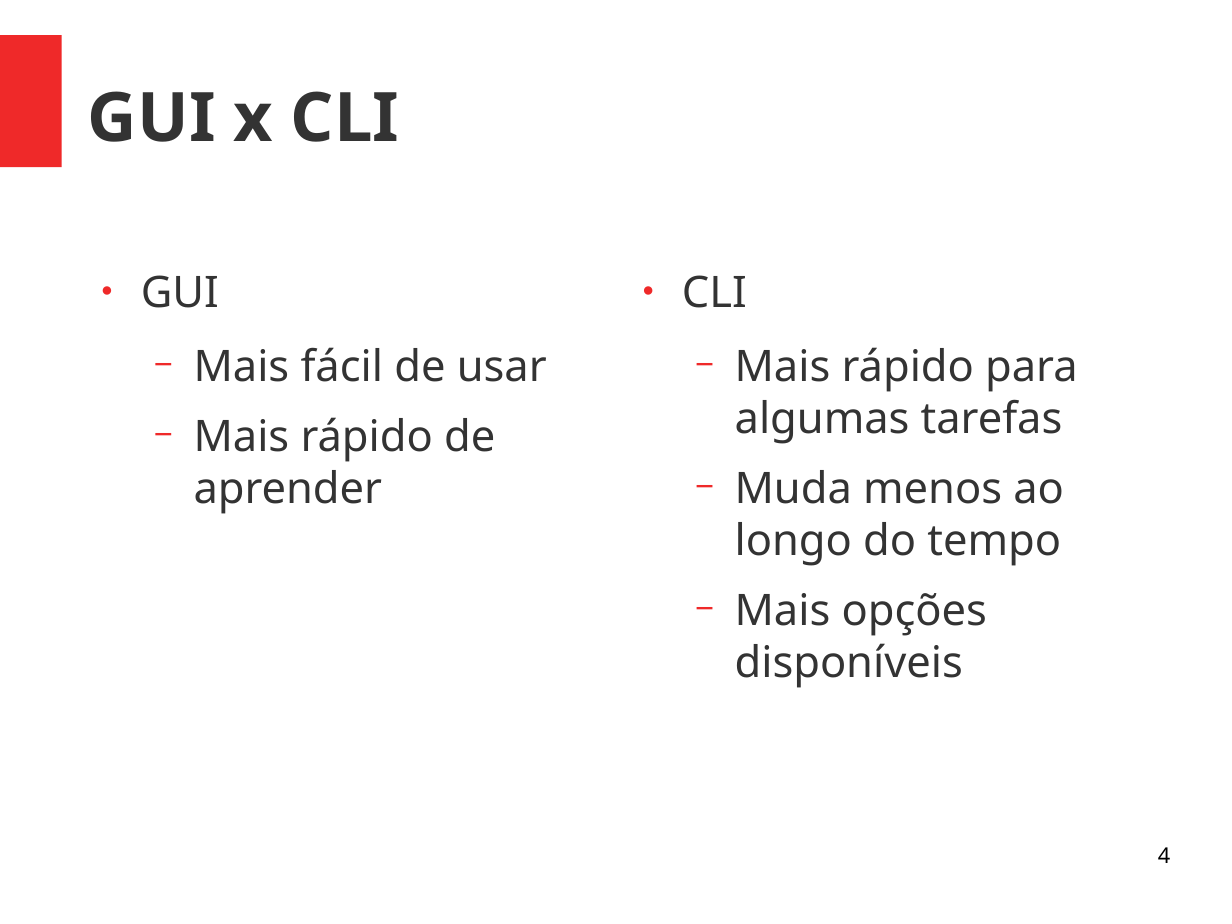
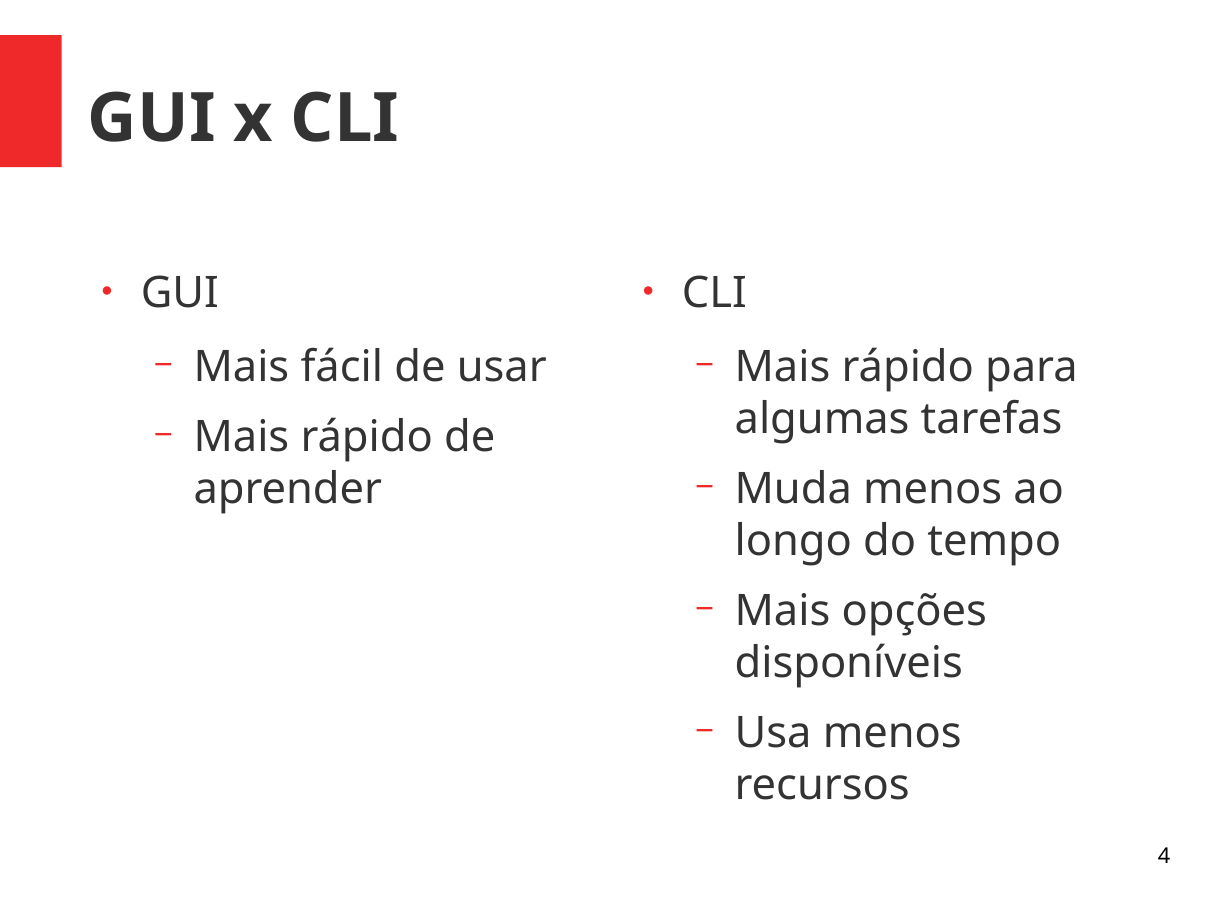
Before and after one commit to viniciusalveshax/aulas, a slide deck: slide 4 of adm-seg-redes/02-linux/aula2-linux2-pratica.odp. Drawn at 1232x924 pixels with LibreOffice and Linux fonts; fonts in the diff are those of the drawing. Boxes give left, top, right and bottom in pixels: in the first picture for what was removed or moved away, otherwise in the second. Text is boxed around its words. In the diff, an @@ line names an element or a change of style, - is before the commit and + after.

```diff
--- a/adm-seg-redes/02-linux/aula2-linux2-pratica.odp
+++ b/adm-seg-redes/02-linux/aula2-linux2-pratica.odp
@@ text at bbox=[735, 716, 962, 800]: paragraph added @@
+  − Usa menos recursos
```
Also in this commit, not shown: 1 other slide changed, 3 other files.
